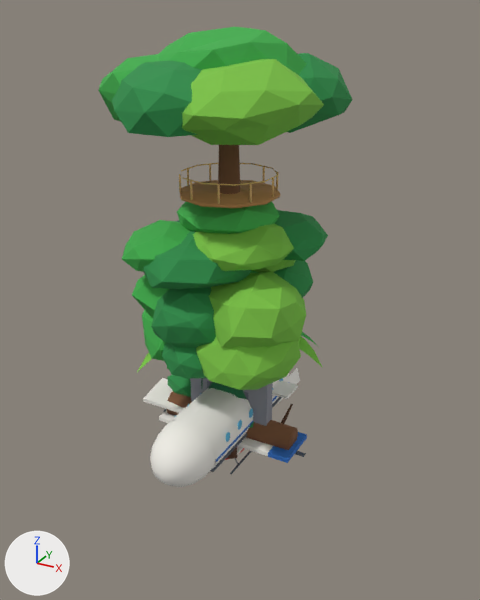
A saved change to the glTF model assets/models.glb.
Camera for both pictures: a 50 mm lens placed at (16.4, -28.7, 22.9), pointed at (-0.1, 1.3, 8.0). The lights are fixed; the arrows at lower left show +X, +Y and +Z. The older version comes first. Where no turn or scale is listed for an object, it has been applied to the vertices.

In view in the first picture: 'fallen_tree_m', 'gate_m', 'jtree_a_m', 'jtree_b_m', 'jtree_c_m', 'lookout_m', 'plane_front_m', 'plane_wing_m' and 6 more.
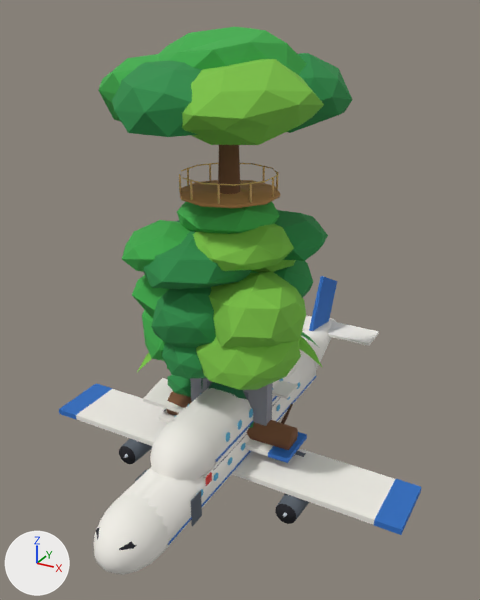
Boxes (x1, y1, x2, y2) around the edits, measured in the pictures (480 x 600 px):
'plane_fly_m', added
    after: (59, 276, 421, 575)
    faces in mat_paint_white (white #f4f1ea): (76, 315, 395, 575)
    faces in mat_paint_blue (blue #2e6fc4): (59, 276, 421, 545)
    faces in mat_metal_dark (greyish blue #59616b): (120, 439, 309, 526)
    faces in mat_ink (black #1b1b22): (96, 446, 296, 550)
    faces in mat_glass (blue #5fb4d9): (147, 382, 300, 497)

What the commit changed:
Mesh me_plane_fly_m is new.
It has 1132 vertices, 2088 faces and spans x -11.1..11.1, y -11.7..16.4, z -2.1..5.2.
Faces by material slot: [448, 72, 248, 128, 28, 1152, 12].
It uses material mat_paint_white (white #f4f1ea).
It uses material mat_paint_blue (blue #2e6fc4).
It uses material mat_ink (black #1b1b22).
It uses material mat_metal_dark (greyish blue #59616b).
It uses material mat_metal (light grey #c9d2da).
It uses material mat_glass (blue #5fb4d9).
It uses material mat_paint_red (red #d8403a).
Object 'plane_fly_m' (ob_plane_fly_m) is new; it shows me_plane_fly_m.
Its location is (0.0, 0.0, 0.0).
